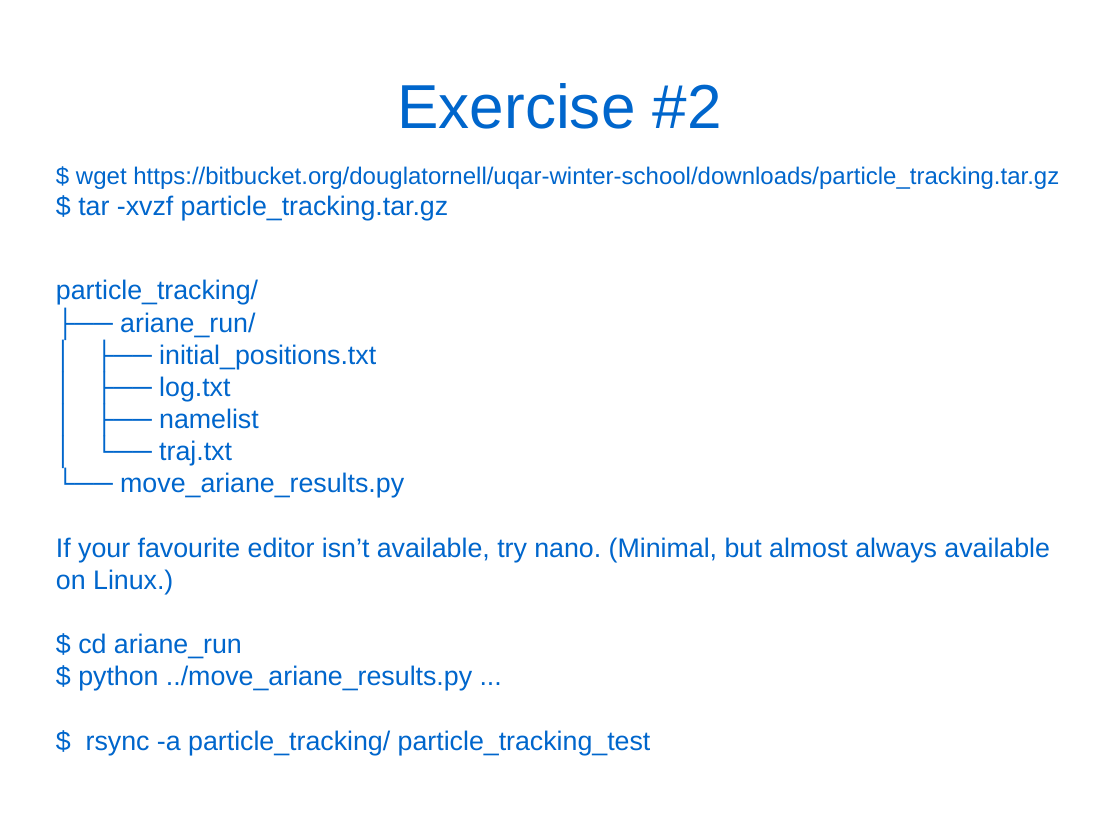
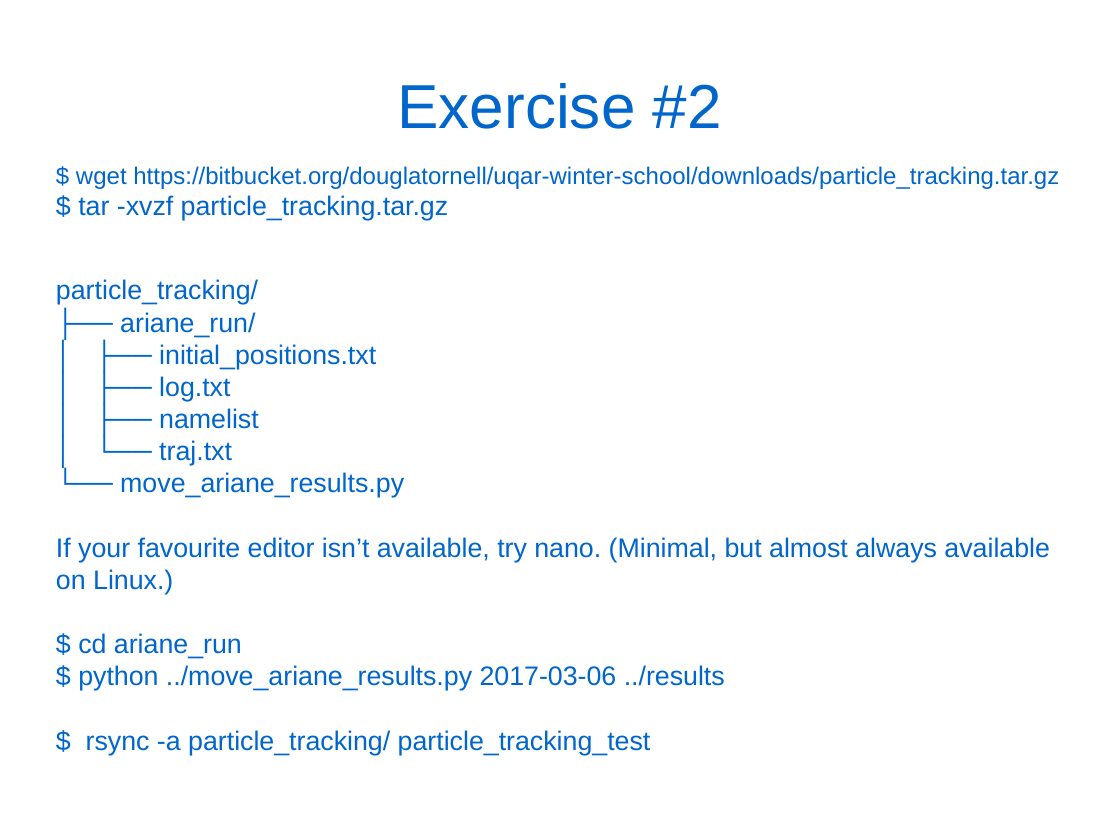
Before and after one commit to douglatornell/UQAR-Winter-School, a slide deck: slide 67 of slides.odp. Drawn at 1120x840 pixels with LibreOffice and Linux fonts; fonts in the diff are those of the drawing. Boxes give left, top, right and bottom in pixels: in the first picture for what was removed or moved away, otherwise in the second. Text is boxed around its words. In the diff, an @@ line names an element or a change of style, - is before the commit and + after.

```diff
--- a/slides.odp
+++ b/slides.odp
@@ text at (x1=78, y1=665, x2=725, y2=691): text changed @@
-$ python ../move_ariane_results.py ...
+$ python ../move_ariane_results.py 2017-03-06 ../results
```
Also in this commit, not shown: 9 other slides changed, 6 slides added, 1 slide removed.
